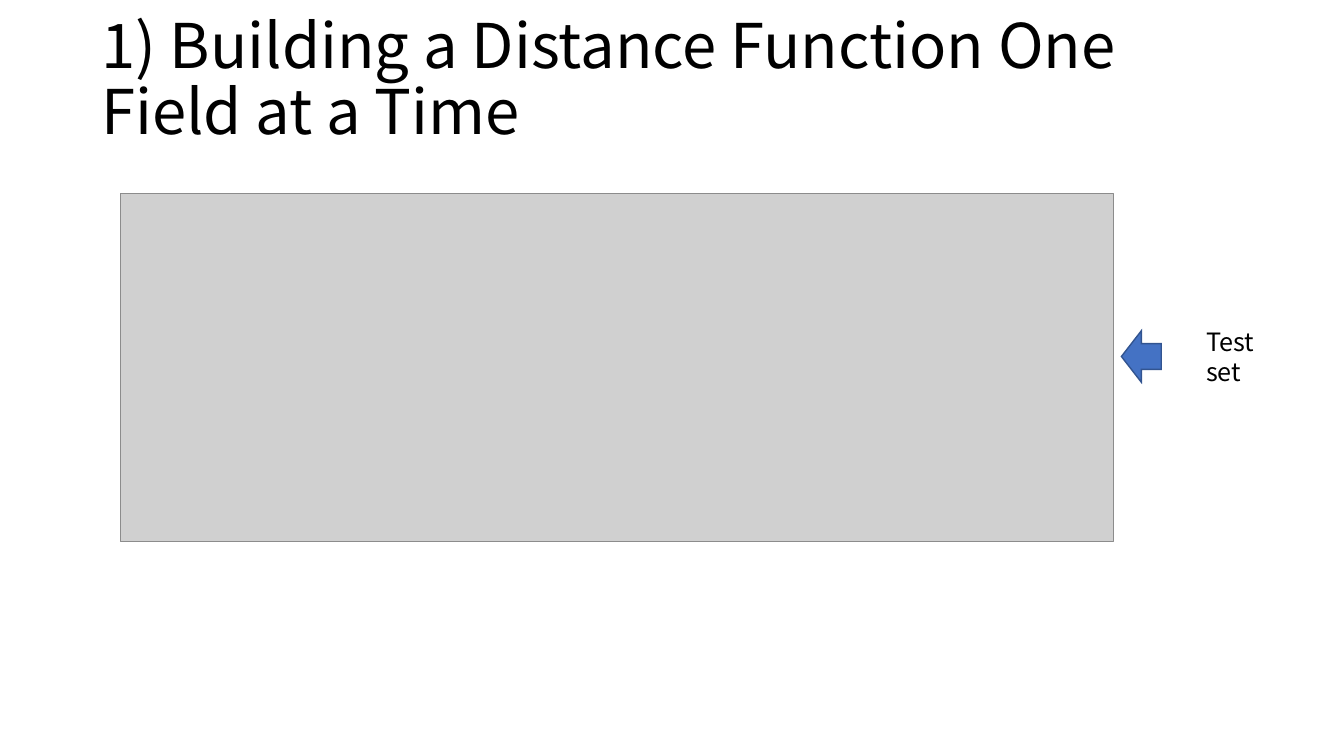
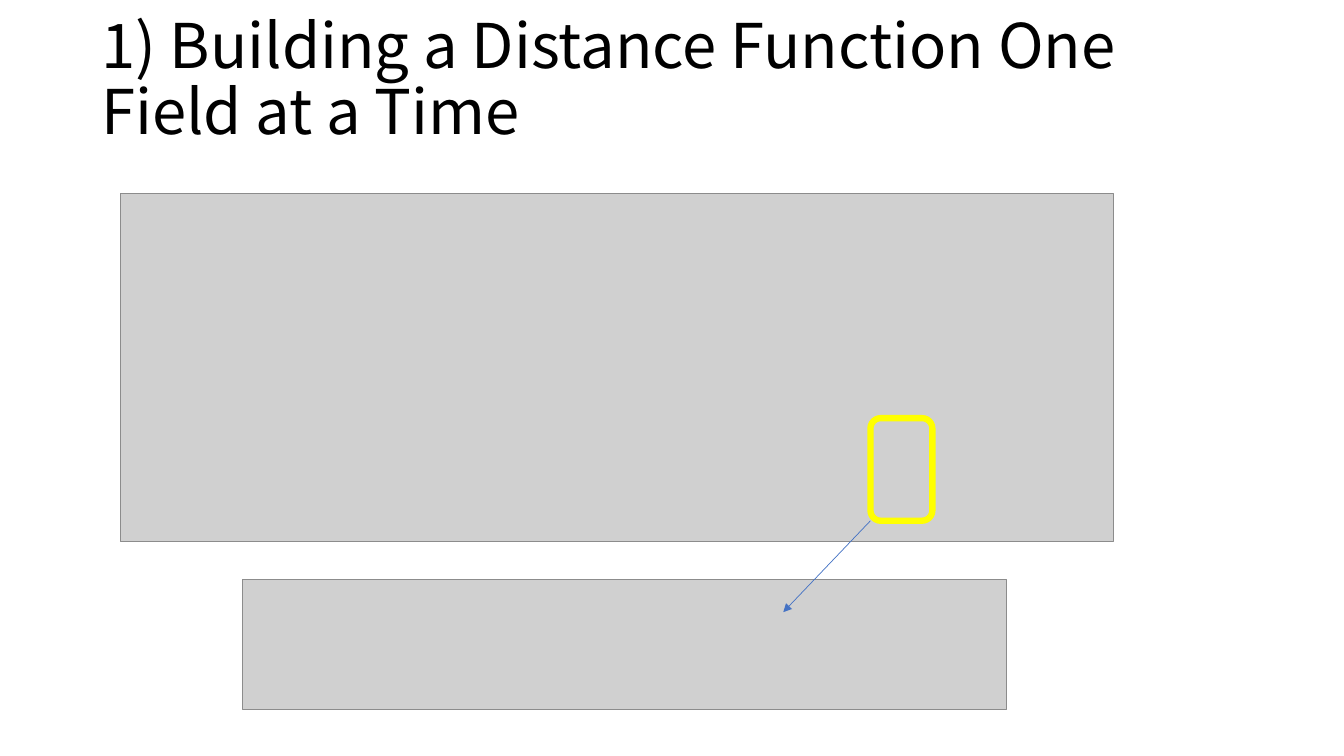
Before and after one commit to gudrb/machine_learning_class, a slide deck: slide 11 of IBL ppt.pptx (slide 10 before the commit). Drawn at 1344x756 pixels with LibreOffice and Linux fonts; fonts in the diff are those of the drawing; grey boxes stand for pictures. Boxes give left, top, right and bottom in pixels: in the first picture for what was removed or moved away, otherwise in the second. Text is boxed around its words. In the diff, an @@ line names an element or a change of style, - is before the commit and + after.

```diff
--- a/IBL ppt.pptx
+++ b/IBL ppt.pptx
@@ left arrow removed at <box>1121,331,1162,382</box> @@
@@ text removed at <box>1206,332,1254,382</box> @@
-Test set
@@ rounded rectangle added at <box>871,418,933,521</box>, outline #FFFF00 4.5 pt @@
@@ arrow added from (871, 521) to (783, 612), #4472C4 0.5 pt @@
@@ picture added at <box>243,580,1007,710</box> @@
```
Also in this commit, not shown: 4 other slides changed, 7 slides added.
